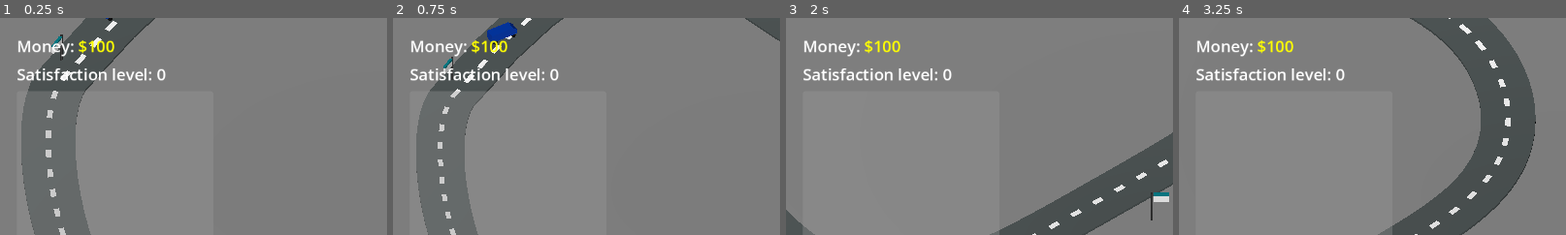
Above: before the commit, frames 1-4 (left to right).
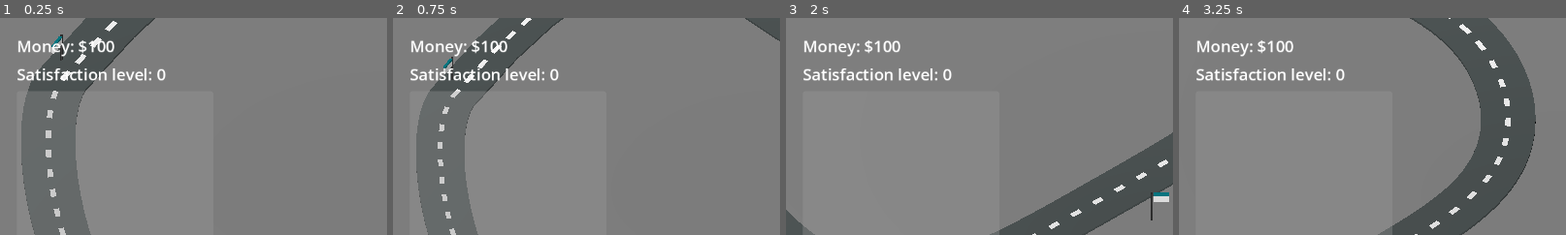
Above: after the commit, the same moments.

Repository: RaymoZou/gmtk-2025
Game: Godot game, scene res://scenes/main.tscn
Same seed, same stepped clock (60 frames per second), same inputs: the game is played once before the commit and once after it.
Inputs (mouse positions are % of the whole screen's width and height, from its top left):
- Up to frame 1 (0.25 s): no input
- Up to frame 2 (0.75 s): tap Enter at 0.5 s; move the mouse to (72, 45) at 0.52 s; hold Right (ui_right) from 0.53 s (still down); tap Mouse wheel down (scroll_down) at 0.6 s; click (72, 45) at 0.67 s
- Up to frame 3 (2 s): move the mouse to (30, 55) at 1.27 s; release Right (ui_right) at 1.28 s; hold Down (ui_down) from 1.28 s (still down); tap Mouse wheel up (scroll_up) at 1.35 s
- Up to frame 4 (3.25 s): move the mouse to (60, 28) at 2.02 s; release Down (ui_down) at 2.03 s; hold Right (ui_right) 2.03-2.78 s; tap Mouse wheel down (scroll_down) at 2.1 s; move the mouse to (45, 70) at 2.77 s; hold Up (ui_up) from 2.78 s (still down); tap Mouse wheel up (scroll_up) at 2.85 s; click (45, 70) at 2.92 s
The pictures show only the part of the screen within x 0-50%, y 0-50%; the shares and areas given below are measured in that part.

The runs differ from the first frame. In frame 1, 0.3% of the frame differs, in the area x 20-30%, y 0-17%; in frame 2, 0.8%, in the area x 20-33%, y 1-17%; in frame 3, 0.3%; in frame 4, 0.3%.
Error after the commit: Parse Error: Could not parse global class "Track" from "res://scripts/track.gd". (res://scripts/ui.gd:38)

Commit message:
add track

Diff:
--- /dev/null
+++ b/scenes/bus_path.tscn
@@ -0,0 +1,6 @@
+[gd_scene load_steps=2 format=3 uid="uid://dx5m5cj8p43b7"]
+
+[ext_resource type="Script" uid="uid://dytohafinj5k7" path="res://scripts/bus_path.gd" id="1_onbl0"]
+
+[node name="BusPath" type="PathFollow3D"]
+script = ExtResource("1_onbl0")
--- a/scenes/main.tscn
+++ b/scenes/main.tscn
@@ -1,10 +1,11 @@
-[gd_scene load_steps=9 format=3 uid="uid://v7vywqu30d8u"]
+[gd_scene load_steps=10 format=3 uid="uid://v7vywqu30d8u"]
 
-[ext_resource type="Script" uid="uid://dytohafinj5k7" path="res://scripts/move.gd" id="1_0xm2m"]
 [ext_resource type="PackedScene" uid="uid://bsqmo5gx3u1r8" path="res://scenes/camera.tscn" id="1_1bvp3"]
 [ext_resource type="PackedScene" uid="uid://hrrmvxfuv0pg" path="res://scenes/bus.tscn" id="1_ig7tw"]
 [ext_resource type="Curve3D" uid="uid://ddkatqn4ao68i" path="res://curve0.tres" id="2_kek77"]
 [ext_resource type="PackedScene" uid="uid://d2xs4oddms7mq" path="res://scenes/loop0.tscn" id="3_5vw27"]
+[ext_resource type="Script" uid="uid://cbm8njihfvawg" path="res://scripts/track.gd" id="3_tefeu"]
+[ext_resource type="PackedScene" uid="uid://dx5m5cj8p43b7" path="res://scenes/bus_path.tscn" id="5_tipki"]
 [ext_resource type="PackedScene" uid="uid://43qq4is5khe5" path="res://scenes/Station.tscn" id="7_5vw27"]
 [ext_resource type="PackedScene" uid="uid://irdt2436v4j2" path="res://scenes/loop1.tscn" id="7_272bh"]
 
@@ -29,15 +30,12 @@
 transform = Transform3D(1, 0, 0, 0, 0.707107, 0.707107, 0, -0.707107, 0.707107, -3, 9, 7)
 
 [node name="Path3D" type="Path3D" parent="."]
+unique_name_in_owner = true
 transform = Transform3D(1, 0, 0, 0, 1, 0, 0, 0, 1, 0, 1, -21)
 curve = ExtResource("2_kek77")
-
-[node name="PathFollow3D" type="PathFollow3D" parent="Path3D"]
-transform = Transform3D(0.495956, 0, -0.868342, 0, 1, 0, 0.868342, 0, 0.495956, -49.5031, 0, -42.58)
-script = ExtResource("1_0xm2m")
-
-[node name="Bus" parent="Path3D/PathFollow3D" instance=ExtResource("1_ig7tw")]
-unique_name_in_owner = true
+script = ExtResource("3_tefeu")
+bus_scene = ExtResource("1_ig7tw")
+bus_path_scene = ExtResource("5_tipki")
 
 [node name="LoopMap0" parent="Path3D" instance=ExtResource("3_5vw27")]
 
--- /dev/null
+++ b/scripts/bus_path.gd
@@ -0,0 +1,16 @@
+extends PathFollow3D
+
+class_name BusPath
+
+# NOTE: starting position of child Bus node - try to offset
+@export var starting_position : float
+
+func _ready() -> void:
+	progress = starting_position
+
+# NOTE: assume a child Bus node
+func move(delta):
+	progress += $Bus.speed * delta
+
+func _physics_process(delta: float) -> void:
+	move(delta)
--- a/scripts/track.gd
+++ b/scripts/track.gd
@@ -6,11 +6,14 @@
 @export var bus_path_scene : PackedScene
 @onready var mesh : MeshInstance3D = $model/loop0/Loop1
 
+const float BUS_SPAWN_OFFSET = 100.0
+
 func _ready() -> void:
-	spawn_bus(100)
+	spawn_bus(BUS_SPAWN_OFFSET)
 
 # 1) add child PathFollow3D
 # 2) add bus scene as child of PathFollow3D
+# the offset is how many units along the path the bus should spawn
 func spawn_bus(offset: float) -> void:
 	var path = bus_path_scene.instantiate()
 	add_child(path)
--- a/scripts/ui.gd
+++ b/scripts/ui.gd
@@ -26,6 +26,19 @@
 func clear_selectable_display():
 	for child in selectable_display.get_children():
 		child.queue_free()
+
+# NOTE: assumes only one track, need to edit this function in the feature once we need to support multiple tracks
+func render_general_info():
+	clear_selectable_display()
+	var label = RichTextLabel.new()
+	label.text = "Click on a Bus or Station to view information"
+	label.fit_content = true
+	selectable_display.add_child(label)
+
+func render_track_info(track : Track):
+	clear_selectable_display()
+	var add_bus_button = create_ui_button("Add Bus", "Spawn a new bus on the track", track.spawn_bus)
+	selectable_display.add_child(add_bus_button)
 
 # call the render functions below when the state of the stations or buses change
 func render_station_info(station: Station):
@@ -58,7 +71,7 @@
 	elif curr_selected is Bus:
 		render_bus_info(curr_selected as Bus)
 	else:
-		clear_selectable_display()
+		render_general_info()
 
 func _on_selected(object : Node):
 	curr_selected = object
Not shown, added: scripts/bus_path.gd.uid
